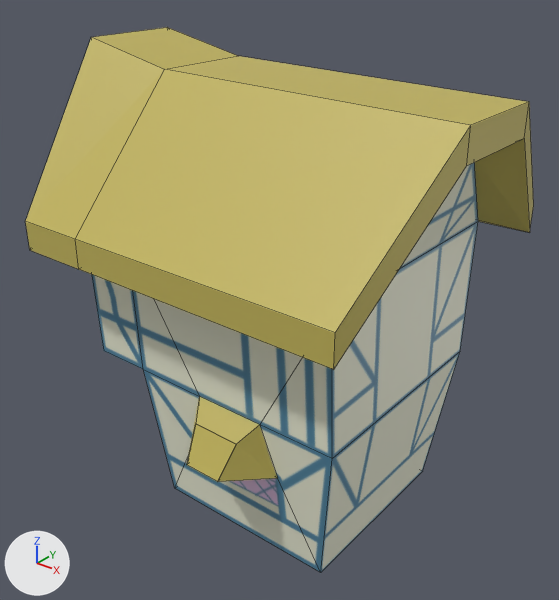
Before and after pictures for a commit that changed the Blender file PonyKart Development Assets/Model assets/Tracks and track assets/Ponyville/generic house1.blend.
Rendered twice from a camera (50 mm lens) standing at (6.11, -8.08, 8.23) and looking at (-0.35, -0.01, 3.22). Arrows for +X, +Y and +Z are at lower left; the lights stay in place. Mesh edges are drawn as thin lines.
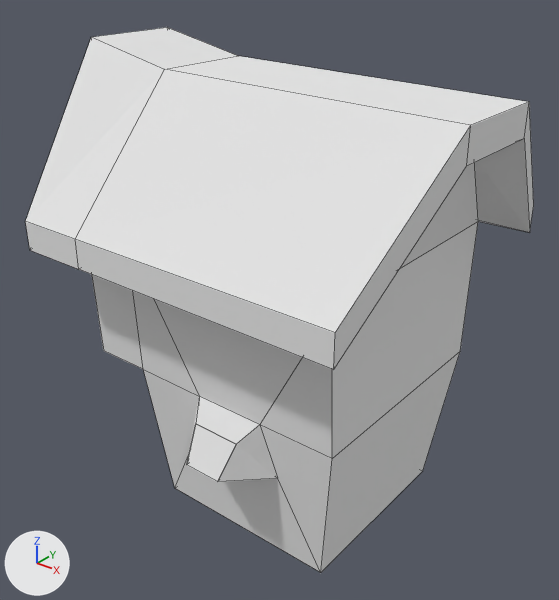
What the commit changed:
Material 'Material' (mat_material) is new.
Its base color is (0.8, 0.8, 0.8) (white #e7e7e7).
me_cube_002 has 60 vertices, 52 faces and spans x -3.31..2.68, y -2.4..2.63, z 0.0..6.76.
me_cube_002 no longer uses material mat_generic_house1_002 (picture img_generic_house1_002).
me_cube_002 now uses material mat_material (white #e7e7e7).

Where the change shows, as pixel boxes (x1, y1, x2, y2) in the pictures (559 x 600 px):
'Cube', recoloured (yellow to white): (25, 27, 534, 572) in both
